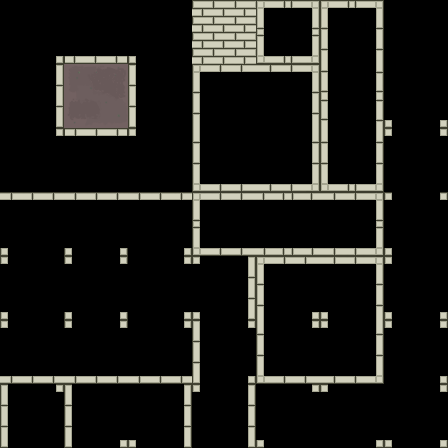
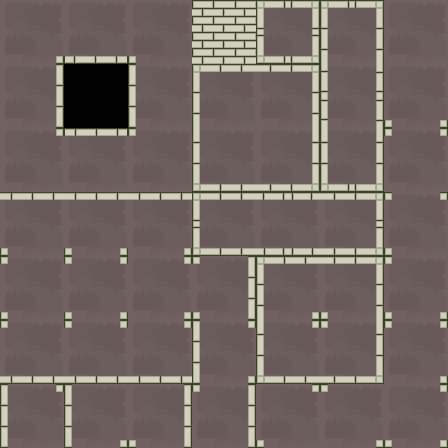
Before/after of a w=448, h=448 layered artwork. What changed in the layer stack:
renamed "caves.png" to "black", hid it, moved it above "gap", painted on it over (x1=0, y1=0, x2=448, y2=448)
added layer "gap" above "caves.png" over (x1=64, y1=64, x2=128, y2=128)
renamed "black" to "caves.png", showed it, painted on it over (x1=0, y1=0, x2=448, y2=448)
renamed "back" to "ground", painted on it over (x1=0, y1=0, x2=448, y2=448)
